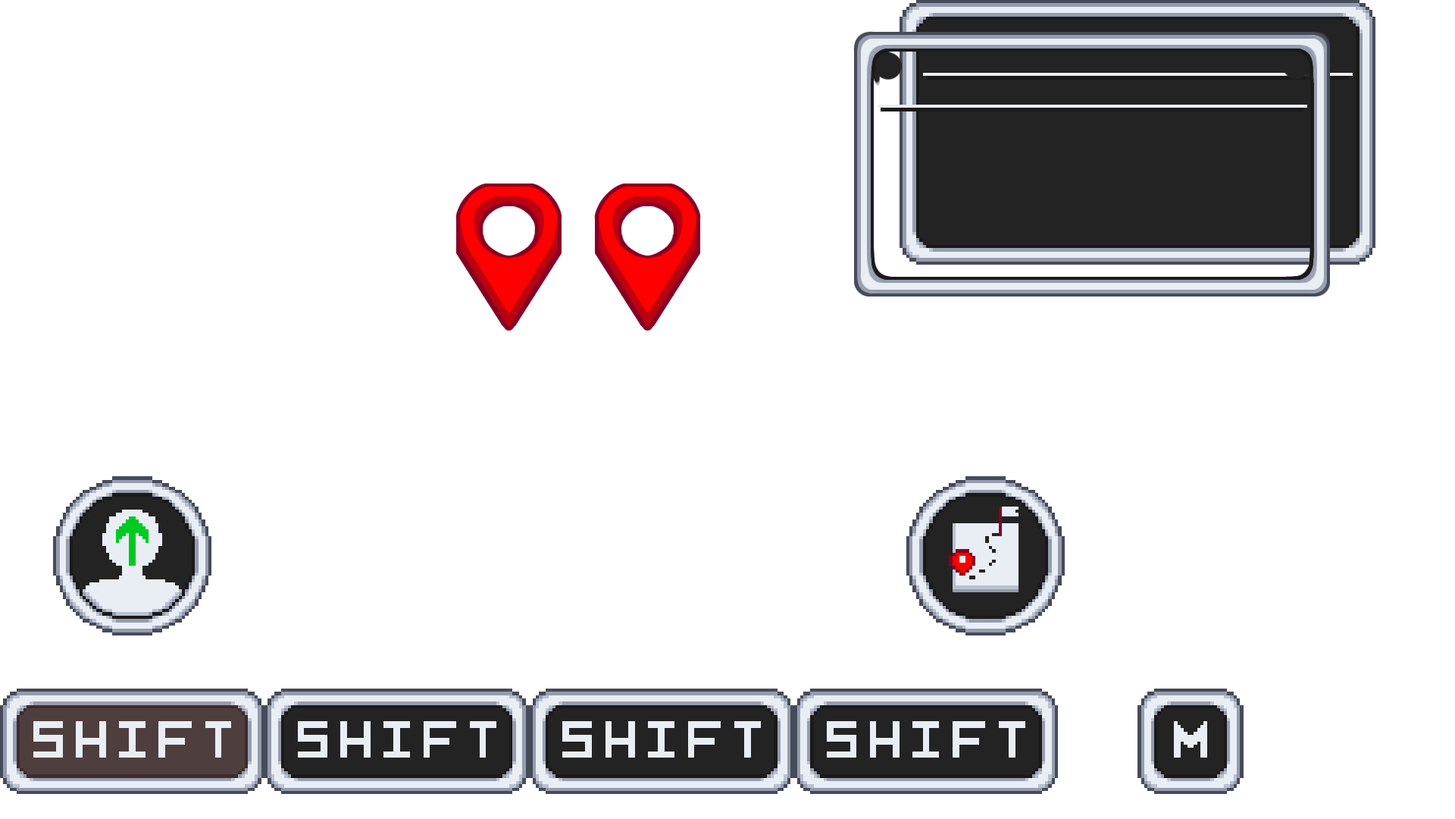
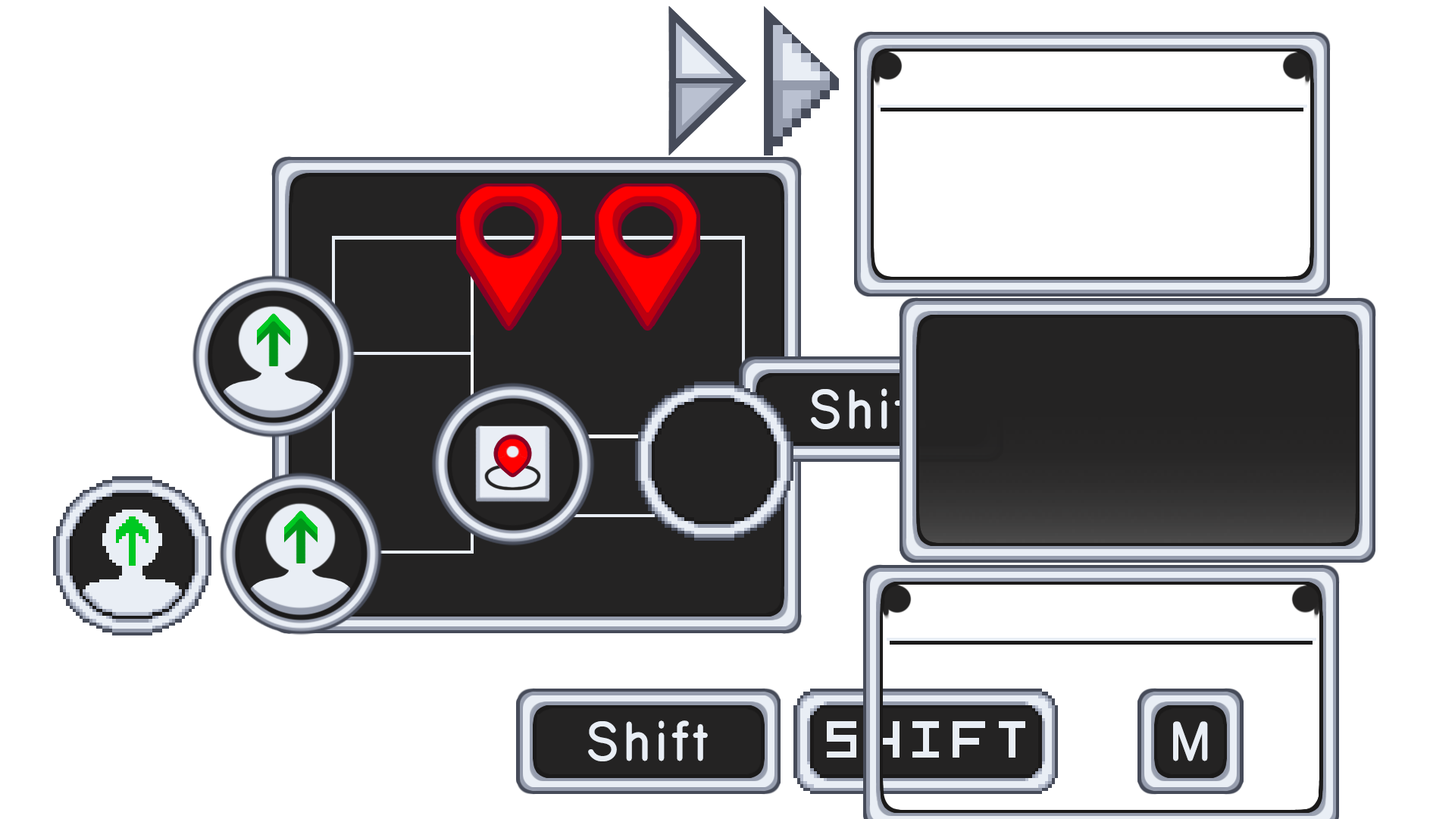
Layers edited between the first and the second 1455 × 819 image:
added group "goal marker arrow" with 8 layers above "Layer 46 copy" over (0, 0, 1377, 819)
added layer "Layer 94" in group "goal marker arrow" over (0, 0, 1377, 819)
added group "Group 11" with 61 layers above "Layer 83" over (53, 183, 1377, 796)
showed group "goalbox" (4 layers), moved it into group "Group 11" over (898, 297, 1377, 563)
moved "minimap marker" into group "Group 11" over (455, 183, 702, 332)
added group "map icon" with 13 layers in group "Group 11" over (430, 381, 794, 546)
added layer "finished map icon copy" in group "map icon" over (430, 381, 596, 546)
added group "finished map icon" with 10 layers in group "map icon" over (430, 381, 596, 546)
added layer "Layer 69 copy 3" (1st of 2, in "Group 11" › "map icon" › "finished map icon") in group "finished map icon" over (430, 381, 596, 546)
added group "shift icon" (1st of 2, in "Group 11") with 26 layers in group "Group 11" over (191, 273, 383, 636)
added group "finished map icon copy 2" with 21 layers in group "shift icon" over (191, 273, 383, 636)
added layer "Group 10 copy" in group "finished map icon copy 2" over (191, 273, 356, 439)
added layer "Layer 83" above "shift icon copy" over (862, 563, 1341, 819)
added layer "shift icon copy" above "shift icon" over (739, 354, 1004, 464)
added group "shift icon" (2nd of 2) with 6 layers above "minimap" over (516, 686, 885, 796)
added layer "shift og copy" in group "shift icon" over (516, 688, 781, 794)
showed group "minimap" (3 layers), moved it above "Group 6" over (270, 156, 803, 635)
hid group "Group 6" (34 layers) over (0, 0, 1376, 794)
hid group "Group 7" (7 layers) over (53, 0, 1376, 794)
hid "Layer 13" over (919, 39, 1357, 143)
hid "Layer 12" over (899, 125, 1376, 212)
hid "Layer 11" over (899, 0, 1376, 159)
hid "Layer 2" over (0, 688, 265, 794)
…and 45 more changes (40 added, 1 removed, 2 renamed, 2 stack, 2 visibility)
